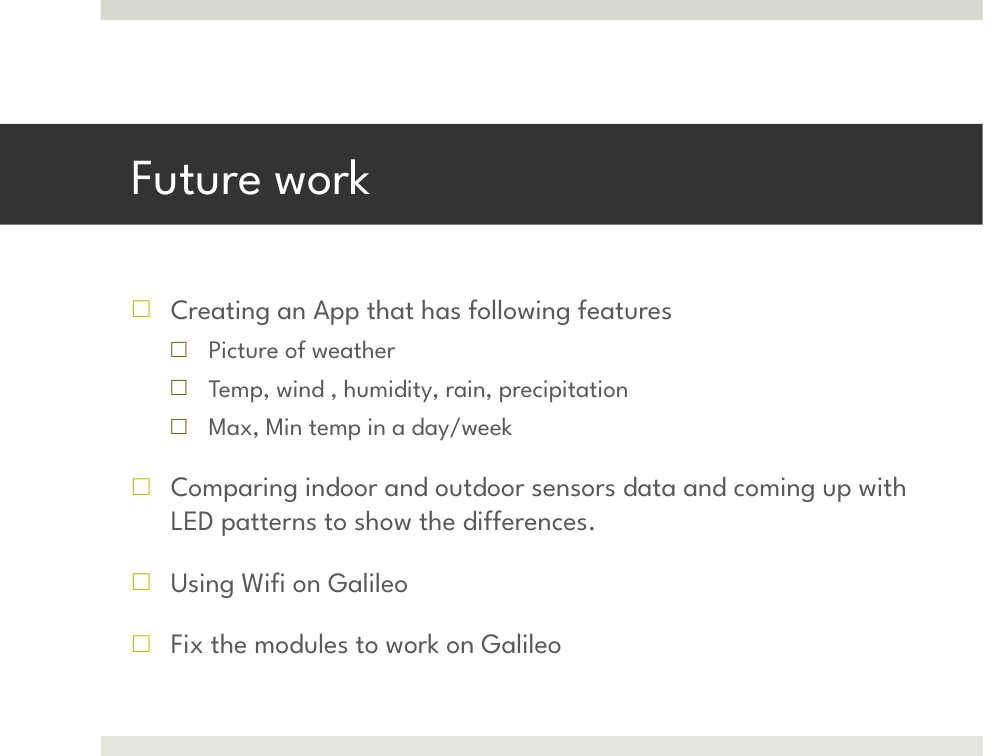
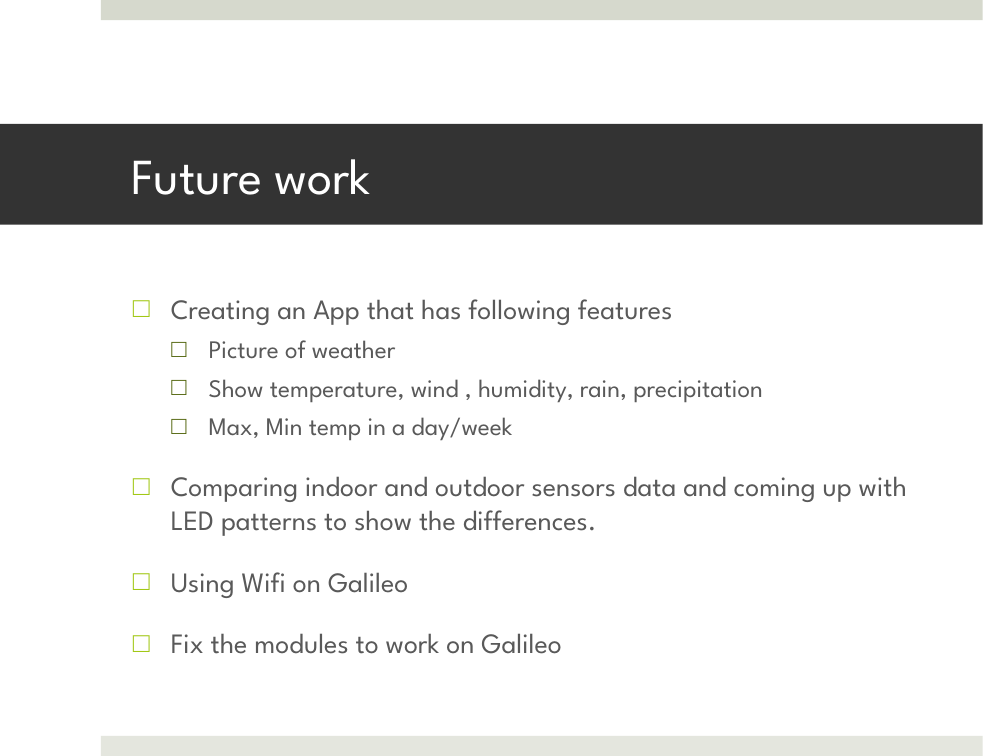
Before and after one commit to sasmita/QuantumLight, a slide deck: slide 19 of QL_Presentation1.pptx (slide 15 before the commit). Drawn at 1008x756 pixels with LibreOffice and Linux fonts; fonts in the diff are those of the drawing. Boxes give left, top, right and bottom in pixels: in the first picture for what was removed or moved away, otherwise in the second. Text is boxed around its words. In the diff, an @@ line names an element or a change of style, - is before the commit and + after.

```diff
--- a/QL_Presentation1.pptx
+++ b/QL_Presentation1.pptx
@@ text at box(209, 379, 763, 403): text changed @@
-  □ Temp, wind , humidity, rain, precipitation
+  □ Show temperature, wind , humidity, rain, precipitation
```
Also in this commit, not shown: 3 other slides changed, 4 slides added, 1 slide removed, 1 other file.
